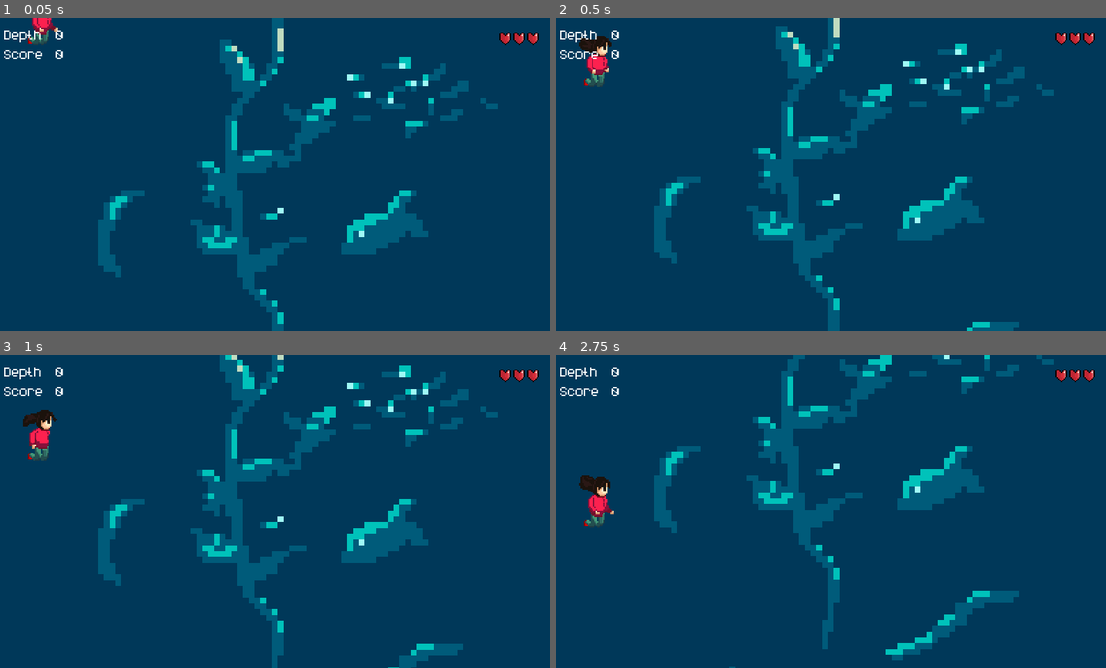
Above: before the commit, frames 1-4 (two rows, left to right).
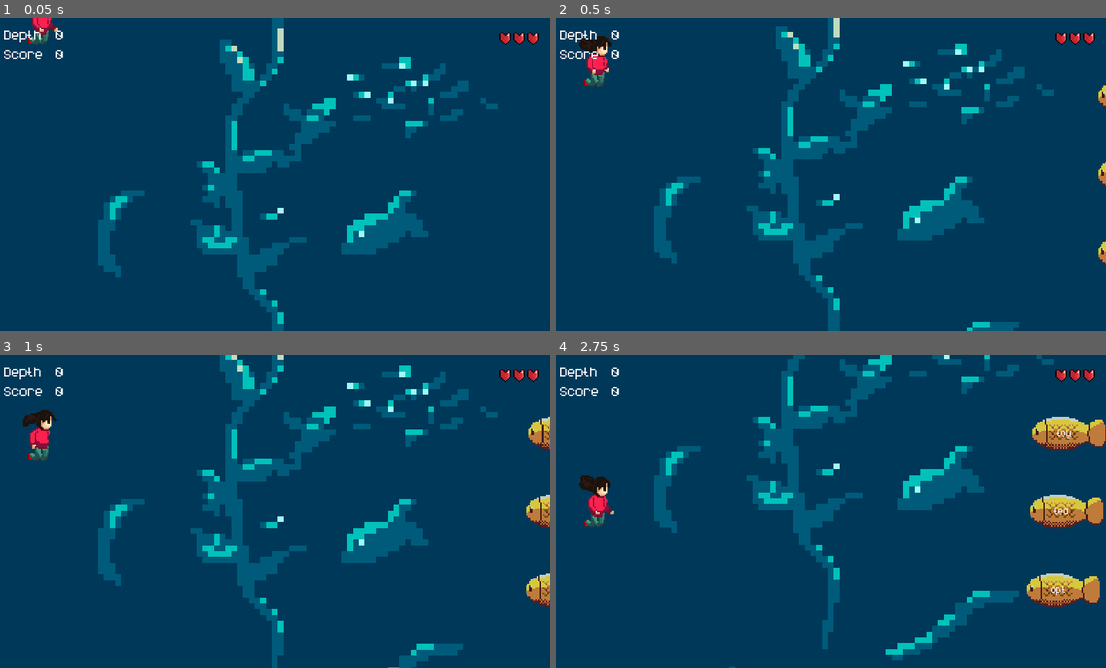
Above: after the commit, the same moments.

Repository: rjcculaway/imported-tuyo-godot
Game: Godot game, scene res://scenes/play.tscn
The game is run twice, just before and just after one commit, with the same random seed, the same clock (stepped at 60 frames per second) and the same inputs. The project has no main scene, so this scene is started directly.
Inputs:
- Up to frame 1 (0.05 s): no input
- Up to frame 2 (0.5 s): no input
- Up to frame 3 (1 s): tap Enter at 0.5 s; hold A (type_letter) from 0.53 s (still down)
- Up to frame 4 (2.75 s): release A (type_letter) at 1.28 s; tap A (type_letter) at 1.35 s; hold A (type_letter) from 2.03 s (still down)

Frame 1 is identical in both runs. In frame 2, 0.2% of the frame differs, in the area x 98-100%, y 21-80%; in frame 3, 1.0%; in frame 4, 3.4%, in the area x 85-100%, y 19-81%.
Error before the commit: Modulo by zero error in operator '%'. (res://scenes/Spawner.gd:22)

Commit message:
Fixed spawner bug

Diff:
--- a/scenes/Spawner.gd
+++ b/scenes/Spawner.gd
@@ -17,7 +17,7 @@
 	var parent: Play = get_parent()
 	var depth: int = parent.depth
 
-	var range_of_spawning_patterns: int = clamp(log(depth), 0, spawning_patterns.size() - 1)
+	var range_of_spawning_patterns: int = clamp(log(depth), 1, spawning_patterns.size() - 1)
 
 	var spawning_pattern: Resource = spawning_patterns[randi() % (range_of_spawning_patterns)]
 	var num_of_fishes: int = spawning_pattern.fish_types.size()
